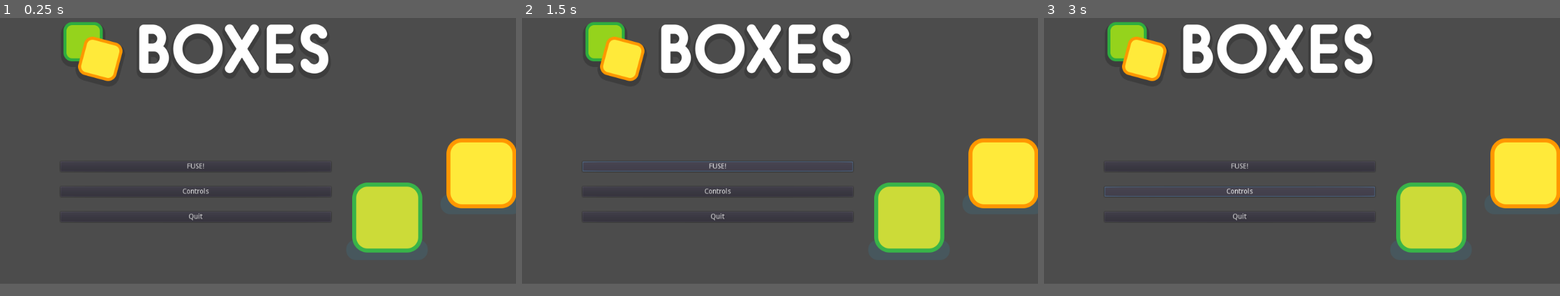
Above: before the commit, frames 1-3 (left to right).
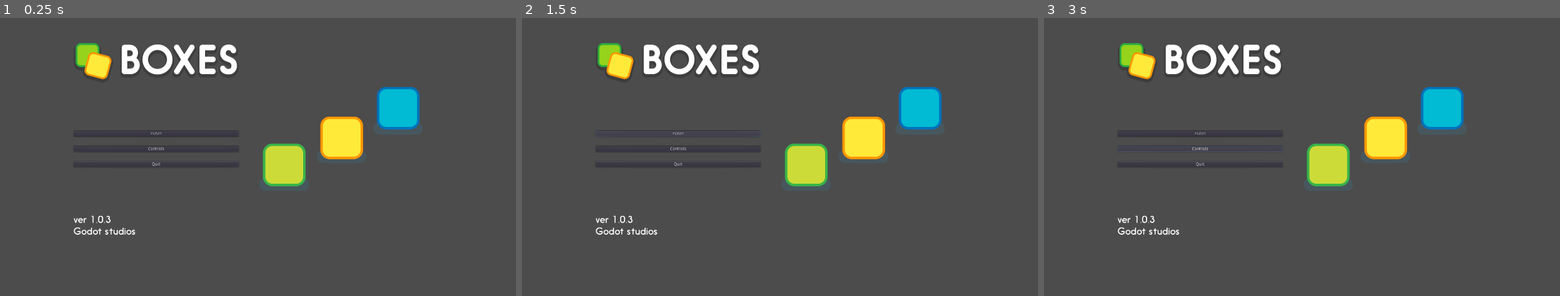
Above: after the commit, the same moments.

Repository: xenoexplorator/Ymir
Game: Godot game, scene res://MainMenu.tscn
The game is run twice, just before and just after one commit, with the same random seed, the same clock (stepped at 60 frames per second) and the same inputs.
Inputs:
- Up to frame 1 (0.25 s): no input
- Up to frame 2 (1.5 s): click "FUSE!" at 0.5 s; click "FUSE!" at 1.25 s
- Up to frame 3 (3 s): click "FUSE!" at 2 s; click "Controls" at 2.75 s
In our replay, the window is 800x468 before the commit and 800x487 after it. These sizes can differ from the game's own. Grey fills any space a smaller window leaves; there, only what the larger window draws over its background counts as a difference.

The runs differ from the first frame. In frame 1, 16% of the frame differs, in the area x 12-100%, y 1-85%; in frame 2, 17%; in frame 3, 17%, in the area x 11-100%, y 1-85%.

Commit message:
dynamic chose main menu

Diff:
--- a/MainMenu.tscn
+++ b/MainMenu.tscn
@@ -8,10 +8,12 @@
 
 anchor_left = 0.0
 anchor_top = 0.0
-anchor_right = 0.0
-anchor_bottom = 0.0
-margin_right = 1366.0
-margin_bottom = 768.0
+anchor_right = 1.0
+anchor_bottom = 1.0
+margin_left = 120.0
+margin_top = 120.0
+margin_right = -120.0
+margin_bottom = -120.0
 rect_pivot_offset = Vector2( 0, 0 )
 rect_clip_content = false
 mouse_filter = 0
@@ -22,6 +24,7 @@
 custom_constants/margin_top = 80
 custom_constants/margin_left = 120
 custom_constants/margin_bottom = 80
+_sections_unfolded = [ "Anchor", "Margin" ]
 
 [node name="HBoxContainer" type="HBoxContainer" parent="." index="0"]
 
@@ -31,8 +34,8 @@
 anchor_bottom = 0.0
 margin_left = 120.0
 margin_top = 80.0
-margin_right = 1246.0
-margin_bottom = 688.0
+margin_right = 1320.0
+margin_bottom = 704.0
 rect_pivot_offset = Vector2( 0, 0 )
 rect_clip_content = false
 mouse_filter = 0
@@ -48,7 +51,7 @@
 anchor_right = 0.0
 anchor_bottom = 0.0
 margin_right = 537.0
-margin_bottom = 608.0
+margin_bottom = 624.0
 rect_pivot_offset = Vector2( 0, 0 )
 rect_clip_content = false
 mouse_filter = 1
@@ -84,7 +87,7 @@
 anchor_bottom = 0.0
 margin_top = 133.0
 margin_right = 537.0
-margin_bottom = 542.0
+margin_bottom = 558.0
 rect_pivot_offset = Vector2( 0, 0 )
 rect_clip_content = false
 mouse_filter = 1
@@ -93,7 +96,7 @@
 size_flags_vertical = 3
 custom_constants/separation = 30
 alignment = 1
-_sections_unfolded = [ "Size Flags", "custom_constants" ]
+_sections_unfolded = [ "Rect", "custom_constants" ]
 
 [node name="Start" type="Button" parent="HBoxContainer/VBoxContainer/VBoxContainer" index="0"]
 
@@ -101,9 +104,9 @@
 anchor_top = 0.0
 anchor_right = 0.0
 anchor_bottom = 0.0
-margin_top = 144.0
-margin_right = 537.0
-margin_bottom = 164.0
+margin_top = 152.0
+margin_right = 537.0
+margin_bottom = 172.0
 rect_pivot_offset = Vector2( 0, 0 )
 rect_clip_content = false
 focus_mode = 2
@@ -118,6 +121,7 @@
 text = "FUSE!"
 flat = false
 align = 1
+_sections_unfolded = [ "Anchor", "Margin" ]
 
 [node name="Controls" type="Button" parent="HBoxContainer/VBoxContainer/VBoxContainer" index="1"]
 
@@ -125,9 +129,9 @@
 anchor_top = 0.0
 anchor_right = 0.0
 anchor_bottom = 0.0
-margin_top = 194.0
-margin_right = 537.0
-margin_bottom = 214.0
+margin_top = 202.0
+margin_right = 537.0
+margin_bottom = 222.0
 rect_pivot_offset = Vector2( 0, 0 )
 rect_clip_content = false
 focus_mode = 2
@@ -149,9 +153,9 @@
 anchor_top = 0.0
 anchor_right = 0.0
 anchor_bottom = 0.0
-margin_top = 244.0
-margin_right = 537.0
-margin_bottom = 264.0
+margin_top = 252.0
+margin_right = 537.0
+margin_bottom = 272.0
 rect_pivot_offset = Vector2( 0, 0 )
 rect_clip_content = false
 focus_mode = 2
@@ -174,9 +178,9 @@
 anchor_top = 0.0
 anchor_right = 0.0
 anchor_bottom = 0.0
-margin_top = 546.0
-margin_right = 537.0
-margin_bottom = 608.0
+margin_top = 562.0
+margin_right = 537.0
+margin_bottom = 624.0
 rect_pivot_offset = Vector2( 0, 0 )
 rect_clip_content = false
 mouse_filter = 1
@@ -193,8 +197,8 @@
 anchor_right = 0.0
 anchor_bottom = 0.0
 margin_left = 541.0
-margin_right = 1126.0
-margin_bottom = 608.0
+margin_right = 1200.0
+margin_bottom = 624.0
 rect_pivot_offset = Vector2( 0, 0 )
 rect_clip_content = false
 mouse_filter = 0
@@ -210,10 +214,10 @@
 anchor_top = 0.0
 anchor_right = 0.0
 anchor_bottom = 0.0
-margin_left = 26.0
-margin_top = 134.0
-margin_right = 559.0
-margin_bottom = 473.0
+margin_left = 63.0
+margin_top = 142.0
+margin_right = 596.0
+margin_bottom = 481.0
 rect_pivot_offset = Vector2( 0, 0 )
 rect_clip_content = false
 mouse_filter = 1
--- a/project.godot
+++ b/project.godot
@@ -14,6 +14,12 @@
 run/main_scene="res://MainMenu.tscn"
 config/icon="res://icon.png"
 
+[display]
+
+window/size/width=1680
+window/size/height=1024
+window/size/resizable=false
+
 [rendering]
 
 environment/default_environment="res://default_env.tres"
